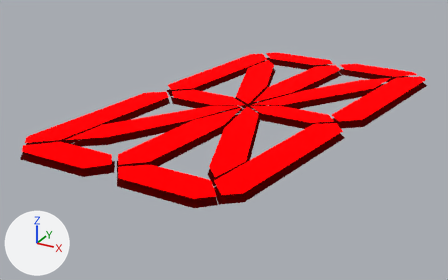
Renders of the glTF model public/models/segmentDisplay.gltf from each side of a commit.
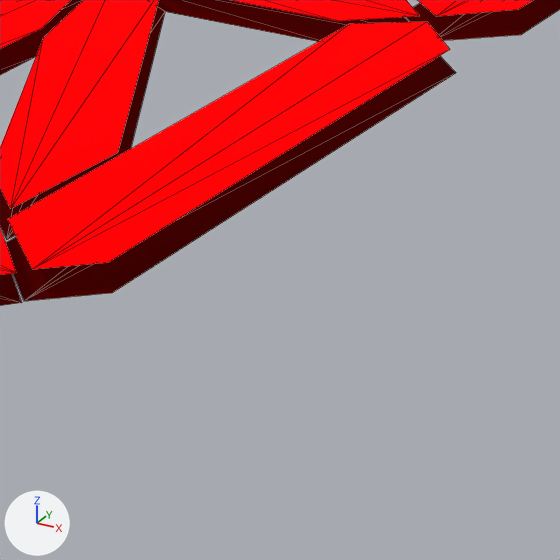
Each version appears first whole from a camera (50 mm lens) standing at (0.0505, -0.1009, 0.0421) and looking at (-0.0027, -0.0042, -0.0062), and next in a close-up on the part from 47% to 84% of the width and 42% to 100% of the height. The lights are fixed; the arrows at lower left show +X, +Y and +Z. The close-ups show mesh edges as thin lines. Vertices at the same position are counted once.

Names of what the first close-up shows: 'background', 'segmentCrossLowerMiddle', 'segmentCrossLowerRight', 'segmentCrossMiddleRight', 'segmentLowerRight', 'segmentUpperRight'.
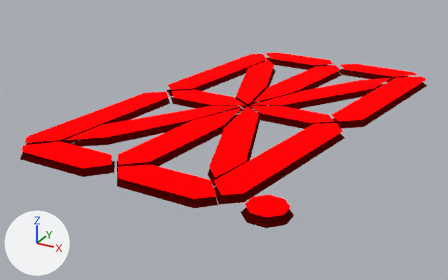
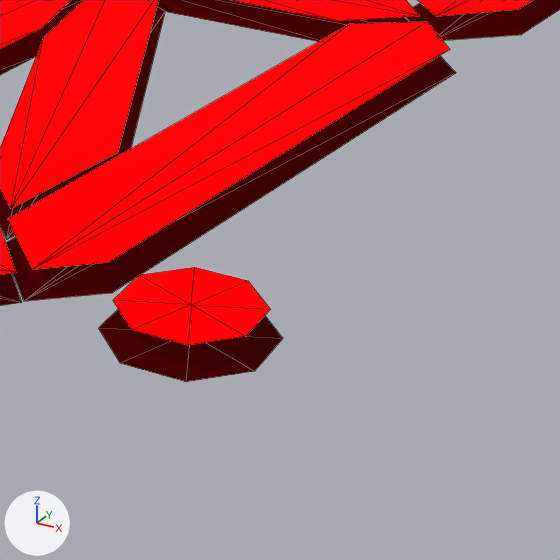
Changed parts and their boxes [x1, y1, x2, y2] in the close-ups (560 x 560 px):
'background', reshaped
    before: [0, 0, 560, 306]
    after: [0, 0, 560, 382]
'dot', added (red)
    after: [113, 267, 270, 345]
part 1 of me_segmentti_030, added (red)
    after: [99, 310, 283, 382]

Patch to the scene script:
```diff
--- a/public/models/segmentDisplay.gltf.py
+++ b/public/models/segmentDisplay.gltf.py
@@ me_segmentti_030 @@
 me_segmentti_030.from_pydata(...)  # 96 vertices, 64 faces; spans x -0.0263..0.0273, y -0.0369..0.0375, z 0.0
 # used by ob_background; location = (0.0, 0.0, -0.0013)
 # verts and faces of me_segmentti_030; kept vertices keep their numbers, new ones are numbered from 96
+# me_segmentti_030 part 1
+verts[96] = (0.0167, -0.0319, 0.0)
+verts[97] = (0.0201, -0.0333, 0.0)
+verts[98] = (0.0187, -0.0299, 0.0)
+verts[99] = (0.0235, -0.0319, 0.0)  # pixel (283, 338)
+verts[100] = (0.0235, -0.0347, 0.0)  # pixel (254, 371)
+verts[101] = (0.0215, -0.0367, 0.0)  # pixel (185, 381)
+verts[102] = (0.0187, -0.0367, 0.0)  # pixel (120, 363)
+verts[103] = (0.0167, -0.0347, 0.0)  # pixel (98, 328)
+verts[104] = (0.0215, -0.0299, 0.0)
+faces += [(96, 97, 98), (97, 100, 99), (97, 102, 101), (96, 103, 97), (97, 104, 98), (97, 99, 104)]
+faces += [(97, 101, 100), (97, 103, 102)]
 me_segmentti_030.materials.append(mat_tausta)
@@ me_circle @@
+me_circle.from_pydata([(0.01721, -0.03213, 0.0), (0.0201, -0.03333, 0.0), (0.0189, -0.03044, 0.0), (0.02299, -0.03213, 0.0), (0.02299, -0.03452, 0.0), (0.0213, -0.03621, 0.0), (0.0189, -0.03621, 0.0), (0.01721, -0.03452, 0.0), (0.0213, -0.03044, 0.0)], [], [(0, 1, 2), (3, 1, 4), (5, 1, 6), (7, 1, 0), (2, 1, 8), (8, 1, 3), (4, 1, 5), (6, 1, 7)])
+me_circle.materials.append(mat_segmentlight)  # red #e70002
@@ ob_dot @@
+ob_dot = bpy.data.objects.new('dot', me_circle)
+ob_dot.location = (0.0, 0.0, 0.0)
```
